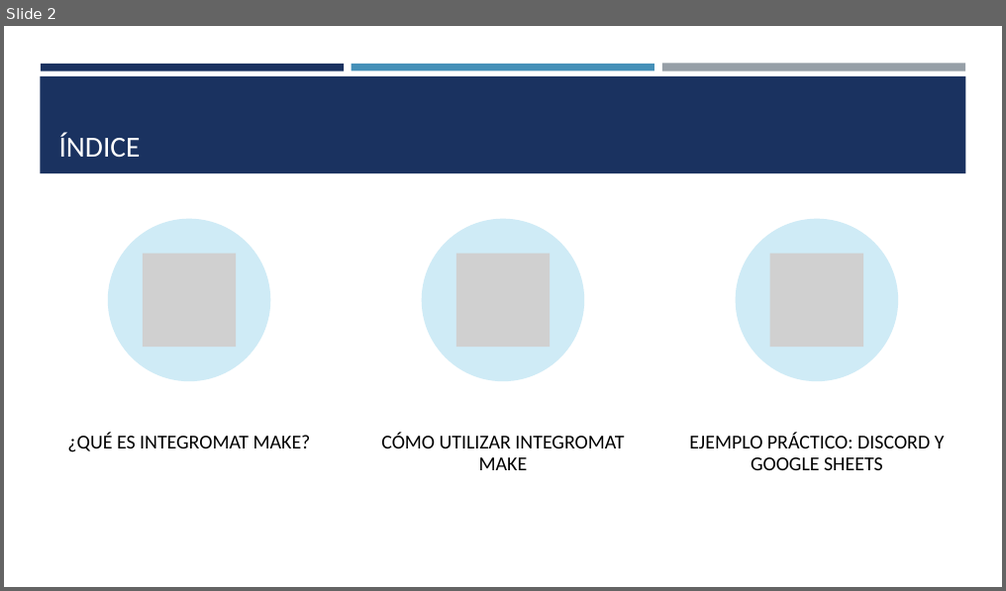
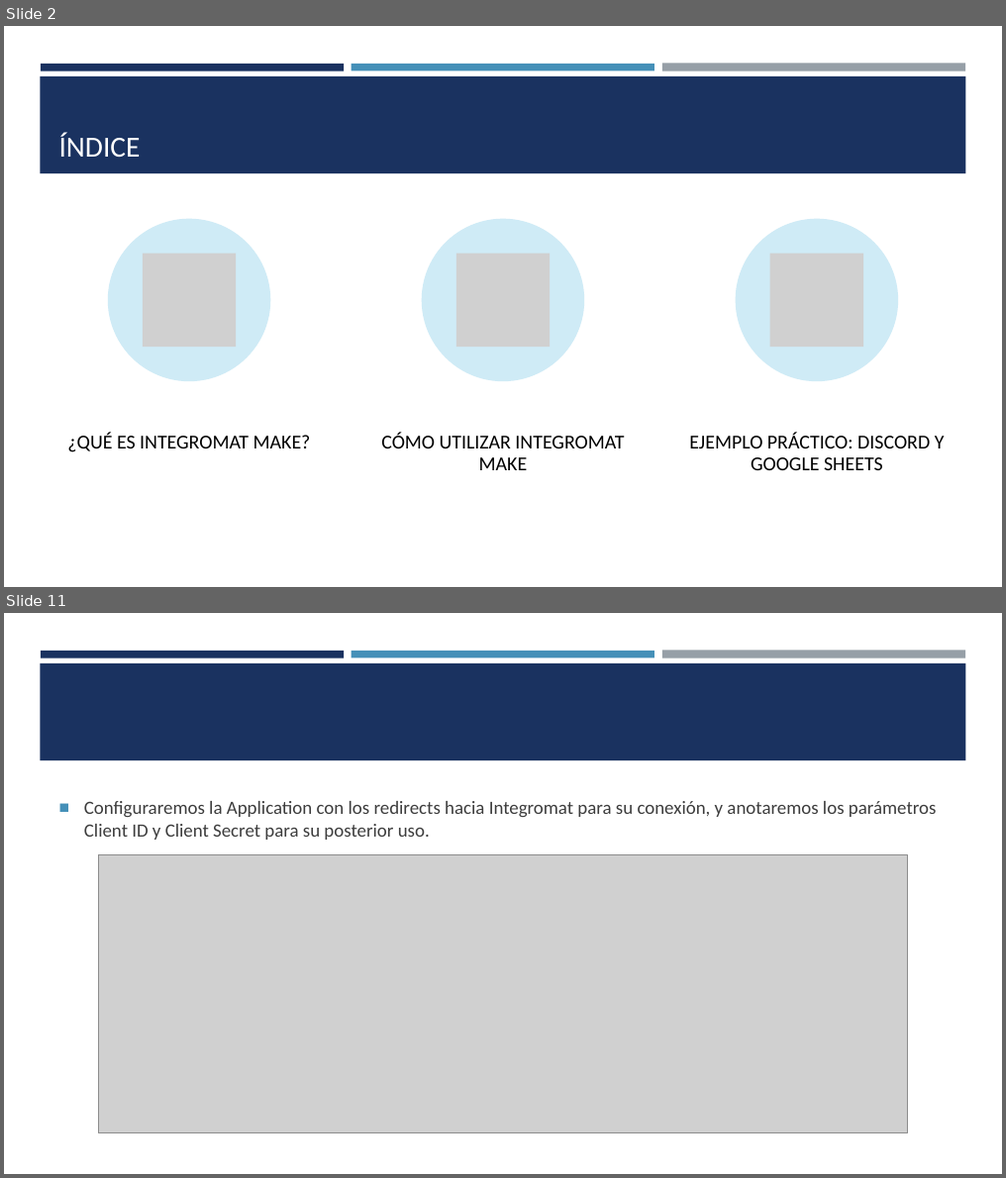
Before and after one commit to SaulRC1/Integracion-de-la-informacion-y-aplicaciones, a slide deck: Practicas/Practica 2 - Integromat Make/Herramienta Integromat Make - Juan Alberto Domínguez Vázquez Saúl Rodríguez Naranjo.pptx. Shown one above the other, each under a label of ours: slide 2 before the commit, slides 2 and 11 after it; the slides between them are not shown. The pictures are 1006x591 and 1006x1178 pixels, drawn with LibreOffice and Linux fonts; fonts in the diff are those of the drawing; grey boxes stand for pictures. Boxes give left, top, right and bottom in pixels: in the first picture for what was removed or moved away, otherwise in the second. Text is boxed around its words. In the diff, an @@ line names an element or a change of style, - is before the commit and + after.

Commit message:
Terminados apartados '¿Que es Integromat Make?' y 'Como utilizar Integromat Make'

```diff
--- a/Practicas/Practica 2 - Integromat Make/Herramienta Integromat Make - Juan Alberto Domínguez Vázquez Saúl Rodríguez Naranjo.pptx
+++ b/Practicas/Practica 2 - Integromat Make/Herramienta Integromat Make - Juan Alberto Domínguez Vázquez Saúl Rodríguez Naranjo.pptx
@@ slide 11 added at (4, 613, 1002, 1174), background #FFFFFF; not listed: 4 template elements that a slide beside it also shows @@
@@ text added at (84, 801, 937, 840), 18 pt, text #3D3D3D @@
+■ Configuraremos la Application con los redirects hacia Integromat para su conexión, y anotaremos los parámetros Client ID y Client Secret para su posterior uso.
@@ picture added at (98, 855, 908, 1134) @@
```
Also in this commit, not shown: 3 slides changed, 7 other slides added.
